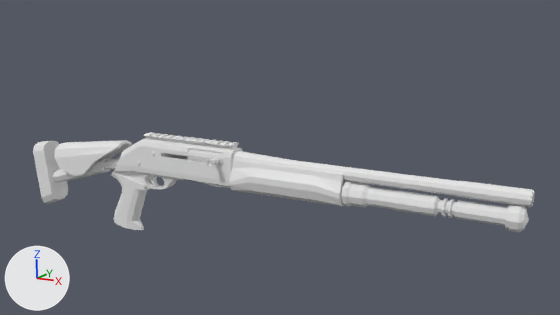
Before and after pictures for a commit that changed the Blender file Weapons/BenelliM4/BenelliM4.blend.
Both versions are drawn from the file's camera 'Camera'. Arrows for +X, +Y and +Z are at lower left; the lights stay in place.
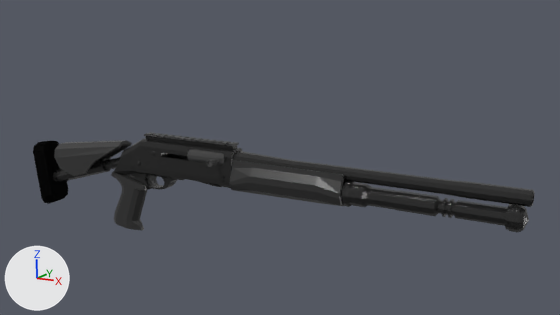
Patch to the scene script:
```diff
--- a/Weapons/BenelliM4/BenelliM4.blend.py
+++ b/Weapons/BenelliM4/BenelliM4.blend.py
@@ mat_material_001 @@
+mat_material_001 = principled_material('Material.001')
+mat_material_001.base_color = (0.0272, 0.0272, 0.0272)  # black #2e2e2e
+mat_material_001.roughness = 0.349
@@ mat_material_002 @@
+mat_material_002 = diffuse_material('Material.002')
+mat_material_002.base_color = (0.0031, 0.0031, 0.0031)  # black #0a0a0a
@@ mat_material @@
+mat_material = principled_material('Material')
+mat_material.base_color = (0.0111, 0.0111, 0.0111)  # black #1b1b1b
+mat_material.roughness = 0.257
@@ mat_material_003 @@
+mat_material_003 = principled_material('Material.003')
+mat_material_003.base_color = (0.01, 0.01, 0.01)  # black #191919
+mat_material_003.roughness = 0.183
@@ mat_material_004 @@
+mat_material_004 = principled_material('Material.004')
+mat_material_004.base_color = (0.0637, 0.0637, 0.0637)  # dark grey #474747
+mat_material_004.roughness = 0.0734
@@ me_cube_001 @@
 me_cube_001.from_pydata(...)  # 1218 vertices, 1128 faces; spans x -38.4..34.9, y -3.4..2.4, z -10.5..4.1
 # used by ob_cube; location = (0.479, -0.022, 0.267); scale = (0.117, 0.101, 0.117)
+# me_cube_001 part 1: 713 of the faces centred in x -30.4..34.9, y -1.6..2.0, z -4.0..4.1 switch from no material to mat_material (black #1b1b1b)
+# me_cube_001 part 2: 140 of the faces centred in x -0.9..14.4, y -2.0..2.4, z -2.0..2.2 switch from no material to mat_material_001 (black #2e2e2e)
+# me_cube_001 part 3: 122 of the faces centred in x -33.4..-16.0, y -1.9..2.3, z -10.5..2.4 switch from no material to mat_material_001 (black #2e2e2e)
+# me_cube_001 part 4: all 14 faces centred in x -37.8..-35.2, y -1.7..2.1, z -8.8..0.8 switch from no material to mat_material_002 (black #0a0a0a)
+# me_cube_001 part 5: 26 of the faces centred in x -21.6..-15.6, y -1.4..1.8, z -3.7..1.9 switch from no material to mat_material_003 (black #191919)
+# me_cube_001 part 6: 113 of the faces centred in x -15.7..-2.1, y -3.4..0.6, z -3.3..3.1 switch from no material to mat_material_004 (dark grey #474747)
```

What differs and where, as boxes (x1, y1, x2, y2) in the pictures (560 x 315 px):
part 1 of me_cube_001, recoloured (white to black): (52, 132, 534, 232) in both
part 2 of me_cube_001, recoloured (white to grey): (230, 160, 345, 206) in both
part 3 of me_cube_001, recoloured (grey to black): (54, 140, 148, 230) in both
part 4 of me_cube_001, recoloured (grey to black): (33, 141, 68, 204) in both
part 5 of me_cube_001, recoloured (grey to black): (114, 146, 152, 189) in both
part 6 of me_cube_001, recoloured (white to grey): (147, 149, 224, 186) in both
